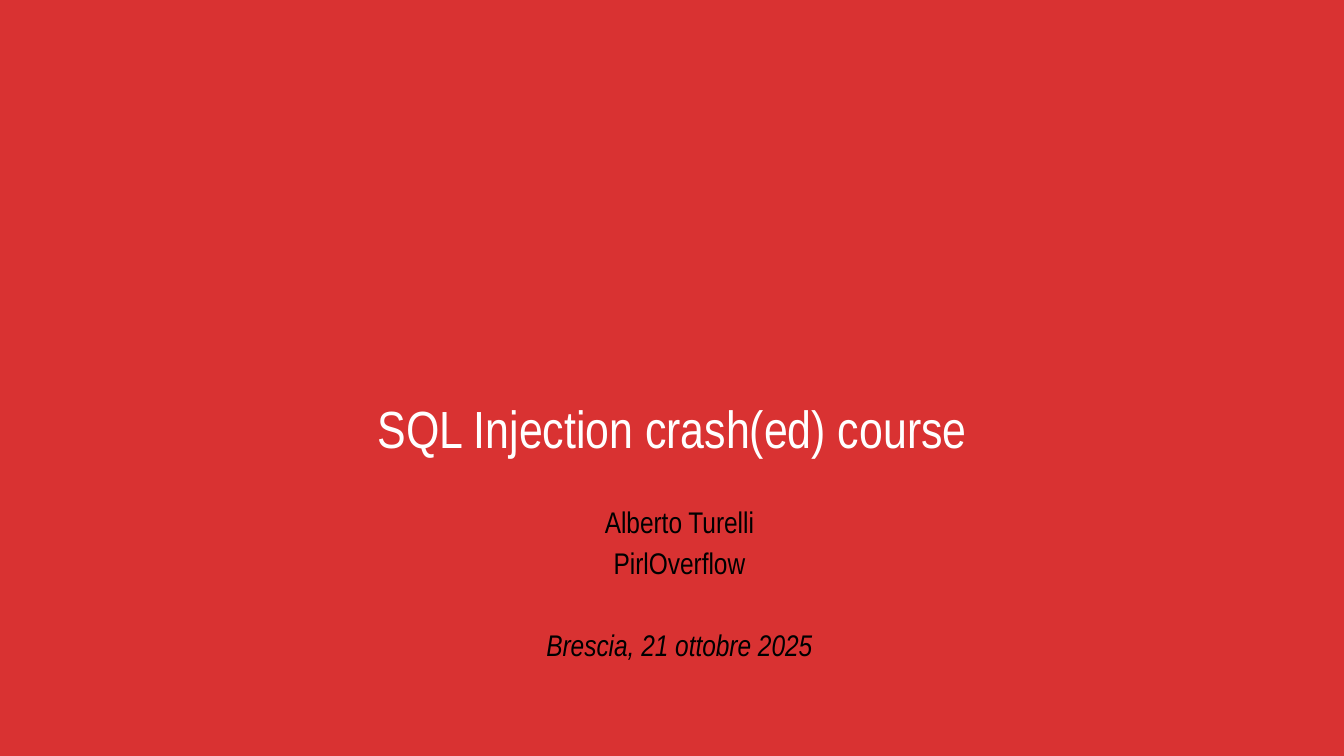
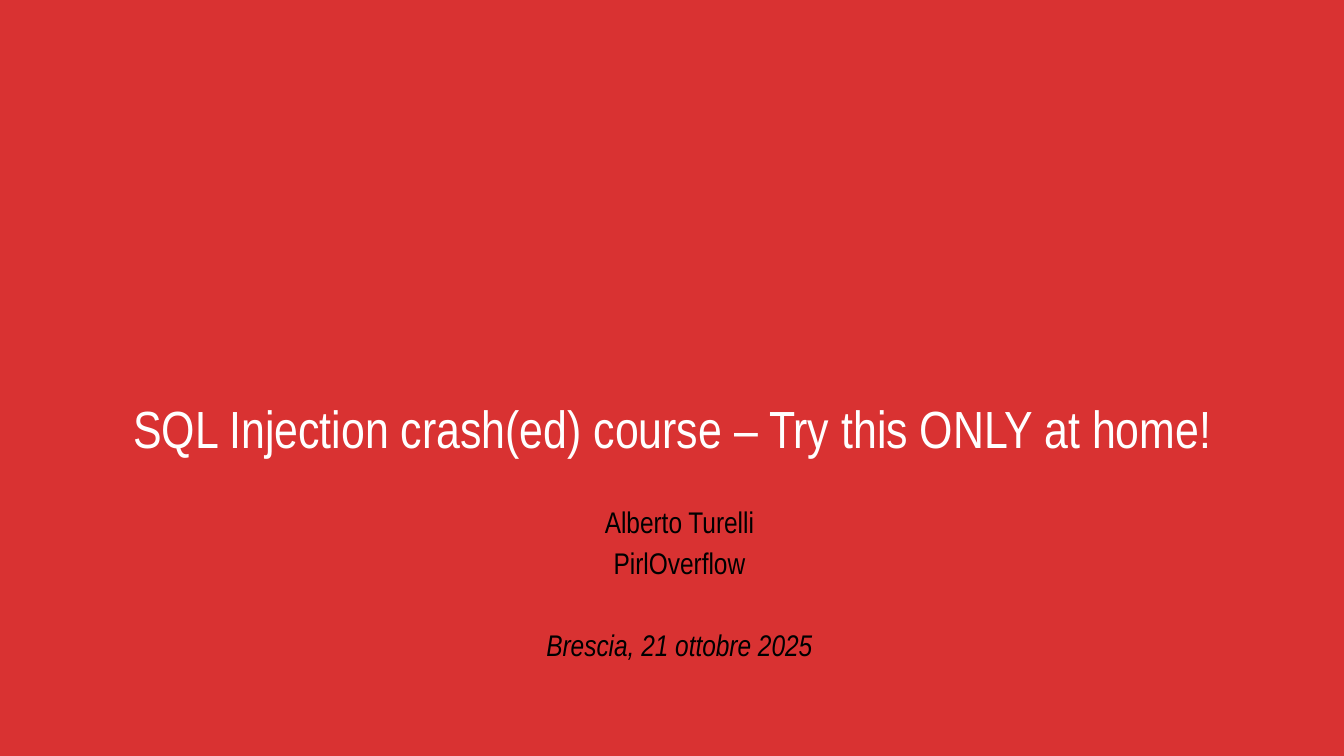
Before and after one commit to CodicePlastico/BibeCatalogue, a slide deck: slide 1 of 2025-10-21.PirlOverflow - SQL Injection crash(ed) course.pptx. Drawn at 1344x756 pixels with LibreOffice and Linux fonts; fonts in the diff are those of the drawing; background and template pictures are left out. Boxes give left, top, right and bottom in pixels: in the first picture for what was removed or moved away, otherwise in the second. Text is boxed around its words. In the diff, an @@ line names an element or a change of style, - is before the commit and + after.

```diff
--- a/2025-10-21.PirlOverflow - SQL Injection crash(ed) course.pptx
+++ b/2025-10-21.PirlOverflow - SQL Injection crash(ed) course.pptx
@@ title at [133, 410, 1211, 459]: text changed @@
-SQL Injection crash(ed) course
+SQL Injection crash(ed) course – Try this ONLY at home!
```
Also in this commit, not shown: 23 other slides changed, 4 slides added, 6 other files.
